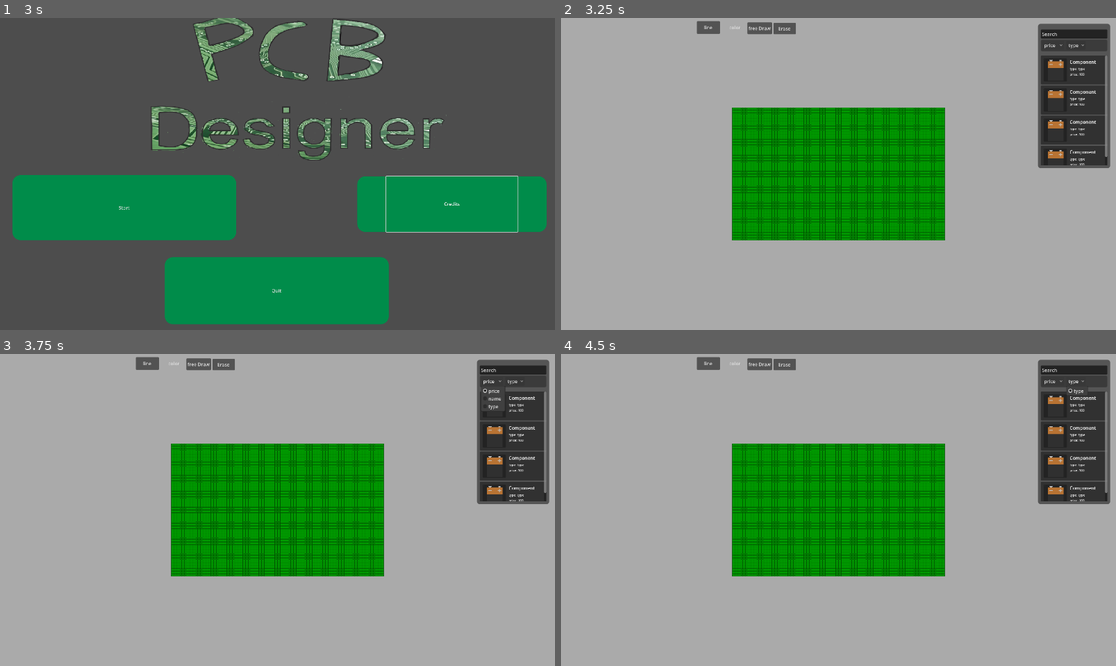
Above: before the commit, frames 1-4 (two rows, left to right).
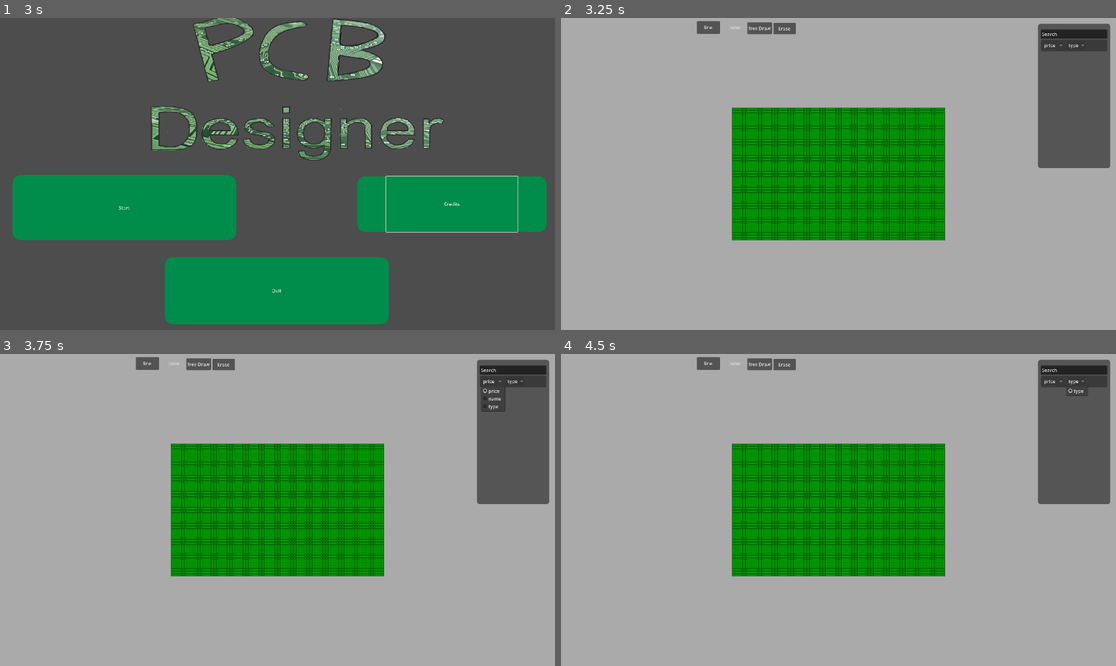
Above: after the commit, the same moments.

Repository: kankern69-max/game-godot
Game: Godot game, scene res://ui/main_menu.tscn
Same seed, same stepped clock (60 frames per second), same inputs: the game is played once before the commit and once after it.
Inputs (mouse positions are in pixels of both pictures, inside the frame that each line leads up to):
- Up to frame 1 (3 s): click "Start" at 0.5 s; click "Start" at 1.25 s; click "Credits" at 2 s; move the mouse to (399, 158) at 2.77 s; hold Right from 2.78 s (still down); tap Alt at 2.85 s; click (399, 158) at 2.92 s
- Up to frame 2 (3.25 s): keep holding Right
- Up to frame 3 (3.75 s): release Right at 3.5 s; click "price" at 3.5 s
- Up to frame 4 (4.5 s): click "type" at 4.25 s

Frame 1 is identical in both runs. In frame 2, 3.9% of the frame differs, in the area x 86-99%, y 12-48%; in frame 3, 3.7%; in frame 4, 3.9%.
Error in both runs: Cannot call method 'change_scene_to_file' on a null value. (res://ui/scripts/main_menu.gd:6)

Commit message:
Add unlockable component UI
This change adds tracked unlocked components to the global state and builds a dynamic component list in the UI. Each component now gets a dedicated tile scene, and the component panel redraws whenever the unlocked list changes so available parts render automatically.

Diff:
--- a/pcd-desinger-v-1/singeltons/Global.gd
+++ b/pcd-desinger-v-1/singeltons/Global.gd
@@ -4,3 +4,5 @@
 enum MODE {ARCADE, SIMULATOR}
 
 var current_mode: MODE = MODE.ARCADE
+
+var unlocked_components: Array[Component] = []
--- /dev/null
+++ b/pcd-desinger-v-1/ui/component_tile.gd
@@ -0,0 +1,3 @@
+extends Panel
+
+var component: Component
--- a/pcd-desinger-v-1/ui/component_tile.tscn
+++ b/pcd-desinger-v-1/ui/component_tile.tscn
@@ -1,9 +1,11 @@
 [gd_scene format=3 uid="uid://k3dpp7niy886"]
 
+[ext_resource type="Script" uid="uid://seisqnka4jbw" path="res://ui/component_tile.gd" id="1_cpmb0"]
 [ext_resource type="Texture2D" uid="uid://bxxegb575av00" path="res://components/component_atlas.tres" id="1_t3h7b"]
 
 [node name="ComponentTile" type="Panel" unique_id=657139731]
 custom_minimum_size = Vector2(230, 100)
+script = ExtResource("1_cpmb0")
 
 [node name="texture" type="Panel" parent="." unique_id=1928574583]
 layout_mode = 0
--- a/pcd-desinger-v-1/ui/component_ui.gd
+++ b/pcd-desinger-v-1/ui/component_ui.gd
@@ -1,4 +1,18 @@
 extends Panel
 
+var componentTile := preload("res://ui/component_tile.tscn")
+
+@onready var Vbox : VBoxContainer = $components/VBoxContainer
+
 func _process(delta):
-	pass
+	if Global.unlocked_components.size() != Vbox.get_child_count():
+		draw_components()
+
+func draw_components() -> void:
+	for child in Vbox.get_children():
+		child.queue_free()
+
+	for component in Global.unlocked_components:
+		var tile := componentTile.instantiate()
+		tile.component = component
+		Vbox.add_child(tile)
Not shown, added: pcd-desinger-v-1/ui/component_tile.gd.uid
